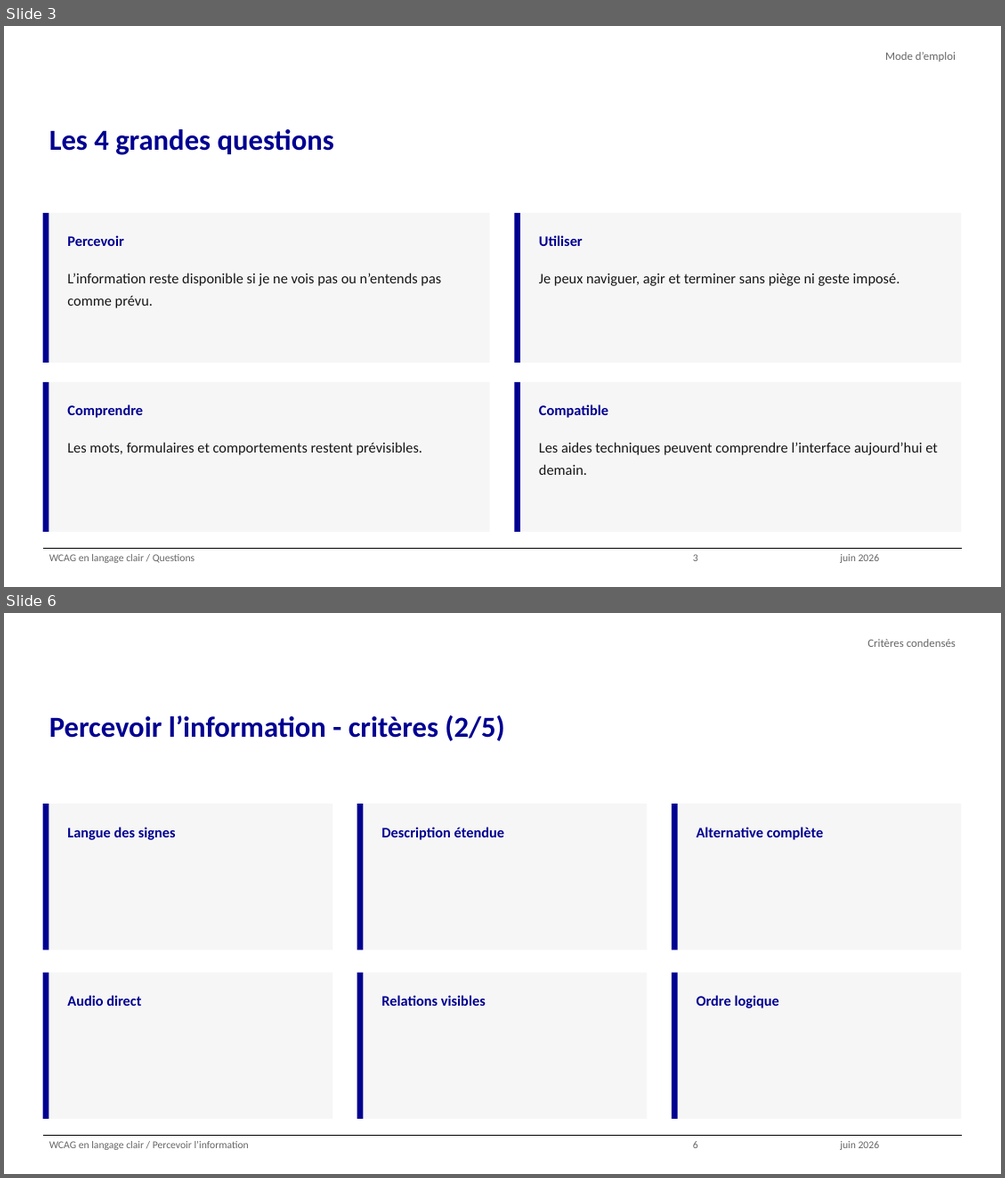
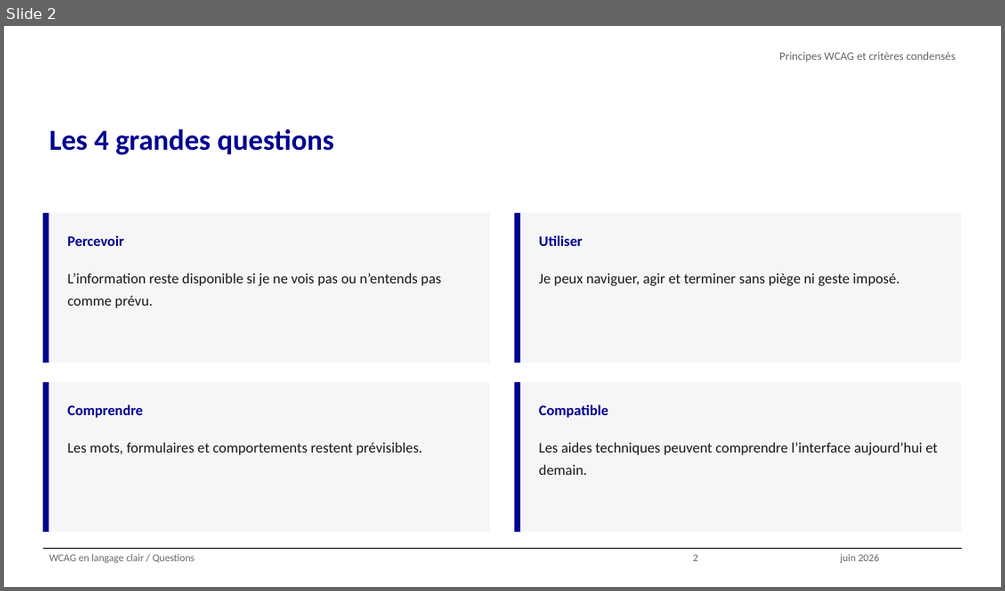
Before and after one commit to alexandra-guiderdoni/usine-fabrication-igpde-102846-ay11, a slide deck: WCAG en langage clair - condensé.pptx. Shown one above the other, each under a label of ours: slides 3 and 6 before the commit, slide 2 after it; the slides between them are not shown. The pictures are 1005x1178 and 1005x591 pixels, drawn with LibreOffice and Linux fonts; fonts in the diff are those of the drawing; background and template pictures are left out. Boxes give left, top, right and bottom in pixels: in the first picture for what was removed or moved away, otherwise in the second. Text is boxed around its words. In the diff, an @@ line names an element or a change of style, - is before the commit and + after.

```diff
--- a/WCAG en langage clair - condensé.pptx
+++ b/WCAG en langage clair - condensé.pptx
@@ slide 6 removed at [4,613,1001,1174], background #FFFFFF; not listed: 1 template element that a slide beside it also shows @@
@@ text removed at [867,639,955,647] @@
-Critères condensés
@@ title removed at [49,715,504,741] @@
-Percevoir l’information - critères (2/5)
@@ rectangle removed at [43,803,48,950] @@
@@ rectangle removed at [48,803,332,950] @@
@@ rectangle removed at [357,803,363,950] @@
@@ rectangle removed at [363,803,647,950] @@
@@ rectangle removed at [672,803,678,950] @@
@@ rectangle removed at [678,803,961,950] @@
@@ text removed at [67,827,176,840] @@
-Langue des signes
@@ text removed at [381,827,504,840] @@
-Description étendue
@@ text removed at [696,827,824,840] @@
-Alternative complète
@@ rectangle removed at [43,972,48,1119] @@
@@ rectangle removed at [48,972,332,1119] @@
@@ rectangle removed at [357,972,363,1119] @@
@@ rectangle removed at [363,972,647,1119] @@
@@ rectangle removed at [672,972,678,1119] @@
@@ rectangle removed at [678,972,961,1119] @@
@@ text removed at [67,995,141,1005] @@
-Audio direct
@@ text removed at [381,995,485,1005] @@
-Relations visibles
@@ text removed at [696,995,779,1008] @@
-Ordre logique
@@ text removed at [49,1141,249,1150] @@
-WCAG en langage clair / Percevoir l’information
@@ text removed at [693,1141,698,1148] @@
-6
@@ text removed at [840,1141,880,1150] @@
-juin 2026
@@ what was slide 3 is now slide 2 @@
@@ slide 2 changed as well @@
@@ text at [779,52,955,62]: text changed @@
-Mode d’emploi
+Principes WCAG et critères condensés
```
Also in this commit, not shown: 1 other slide changed, 11 slides added, 20 other slides removed, 4 other files.
